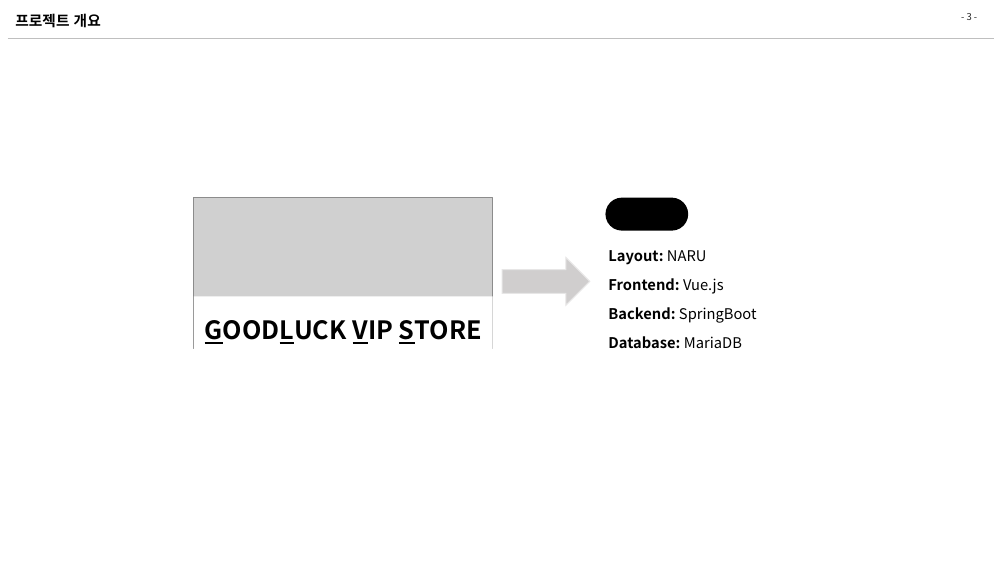
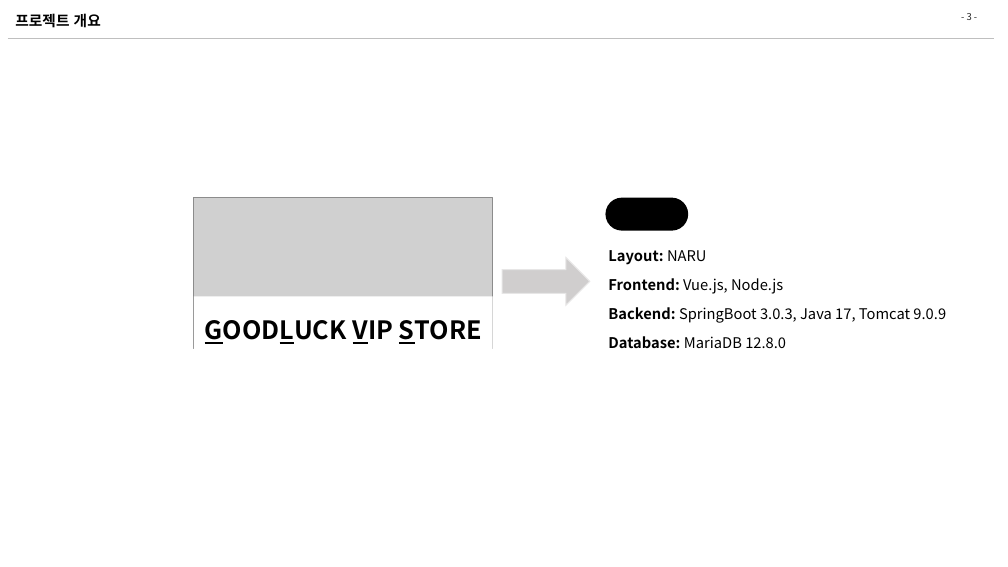
Before and after one commit to zhengze00/SpringBoot-MariaDB-master, a slide deck: slide 3 of Project File/[SK C&C] 인턴PT_오정택.pptx. Drawn at 1008x567 pixels with LibreOffice and Linux fonts; fonts in the diff are those of the drawing; grey boxes stand for pictures. Boxes give left, top, right and bottom in pixels: in the first picture for what was removed or moved away, otherwise in the second. Text is boxed around its words. In the diff, an @@ line names an element or a change of style, - is before the commit and + after.

```diff
--- a/Project File/[SK C&C] 인턴PT_오정택.pptx
+++ b/Project File/[SK C&C] 인턴PT_오정택.pptx
@@ text at [608,278,946,348]: text changed; bold off @@
-Frontend: Vue.js
-Backend: SpringBoot
-Database: MariaDB
+Frontend: Vue.js, Node.js
+Backend: SpringBoot 3.0.3, Java 17, Tomcat 9.0.9
+Database: MariaDB 12.8.0
```
Also in this commit, not shown: 2 other files.
